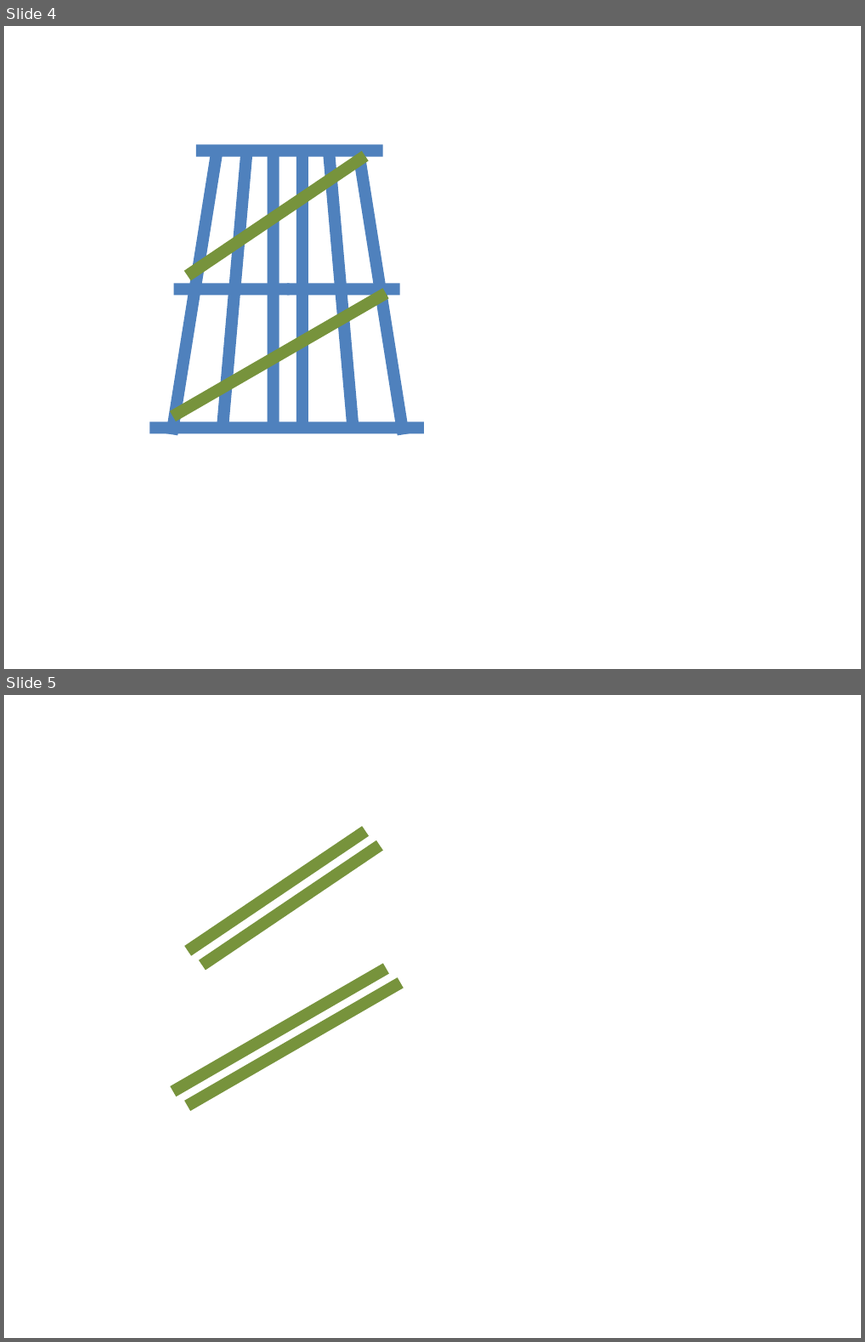
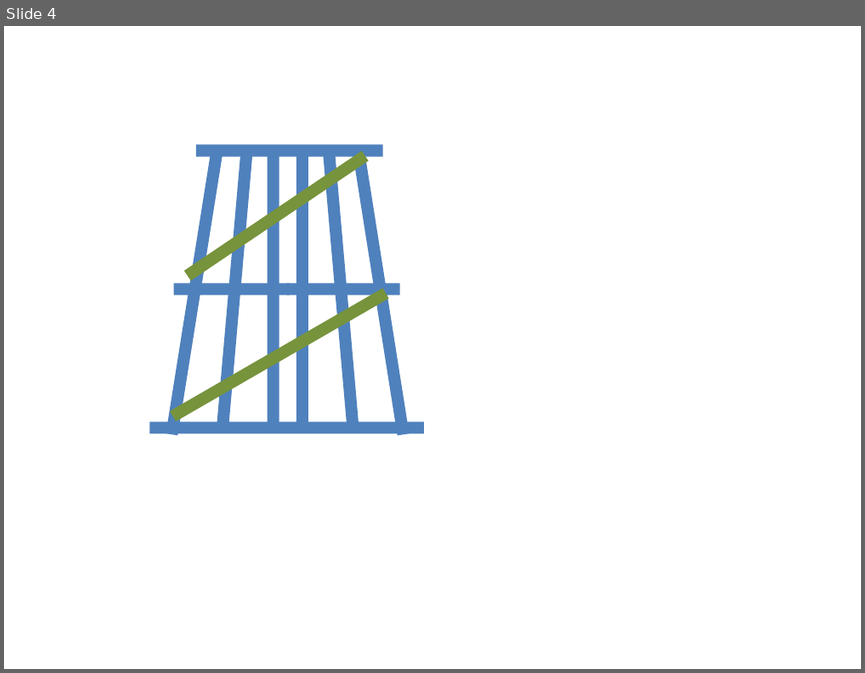
Before and after one commit to daackm/daackm.github.io, a slide deck: Trestle Bent 5 and 9.pptx. Shown one above the other, each under a label of ours: slides 4 and 5 before the commit, slide 4 after it. The pictures are 865x1342 and 865x673 pixels, drawn with LibreOffice and Linux fonts; fonts in the diff are those of the drawing. Boxes give left, top, right and bottom in pixels: in the first picture for what was removed or moved away, otherwise in the second. Text is boxed around its words. In the diff, an @@ line names an element or a change of style, - is before the commit and + after.

```diff
--- a/Trestle Bent 5 and 9.pptx
+++ b/Trestle Bent 5 and 9.pptx
@@ slide 5 removed at (4, 695, 861, 1338), background #FFFFFF @@
@@ rectangle removed at (184, 827, 369, 956) @@
@@ rectangle removed at (199, 840, 383, 970) @@
@@ rectangle removed at (171, 963, 389, 1096) @@
@@ rectangle removed at (184, 977, 404, 1111) @@
```
Also in this commit, not shown: 1 other slide removed, 1 other file.
